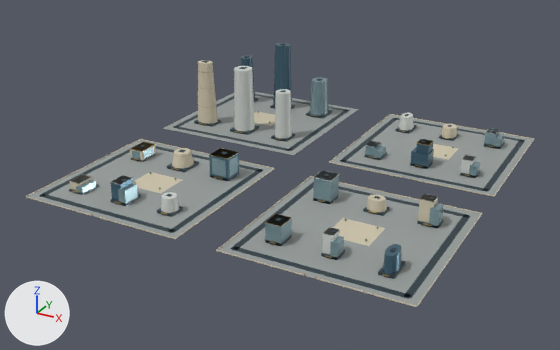
The glTF model web/public/assets/3d/ampliworld/GC-CITY-2030/GC-TILE-09-22.glb as it was, and as the next commit left it.
Camera for both pictures: a camera (50 mm lens) standing at (-340.0, -8292.0, 615.0) and looking at (-1021.0, -7054.0, -4.0). Arrows for +X, +Y and +Z are at lower left; the lights stay in place. The first picture is the older version. Where no turn or scale is listed for an object, it has been applied to the vertices. Vertices at exactly the same position are counted once.

Objects in the first picture: 'GC-TILE-09-22-blue', 'GC-TILE-09-22-dark', 'GC-TILE-09-22-glass', 'GC-TILE-09-22-gold', 'GC-TILE-09-22-ivory', 'GC-TILE-09-22-paving', 'GC-TILE-09-22-white'.
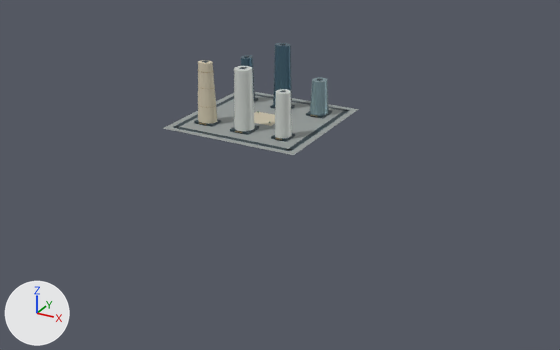
Where the change shows, as pixel boxes (x1, y1, x2, y2) in the pictures (560 x 350 px):
'GC-TILE-09-22-paving', reshaped (61% narrower, 70% shorter): before (27, 92, 533, 306); after (163, 92, 358, 155)
'GC-TILE-09-22-dark', reshaped (63% narrower, 58% shorter): before (40, 43, 525, 299); after (173, 43, 350, 151)
'GC-TILE-09-22-ivory', reshaped: before (25, 60, 535, 307); after (198, 60, 275, 126)
'GC-TILE-09-22-glass', reshaped (95% narrower, 79% shorter): before (76, 77, 504, 260); after (310, 77, 329, 115)
'GC-TILE-09-22-white', reshaped (86% narrower, 61% shorter): before (70, 66, 498, 254); after (234, 66, 292, 138)
'GC-TILE-09-22-blue', reshaped (84% narrower, 72% shorter): before (110, 43, 434, 274); after (241, 43, 292, 107)
'GC-TILE-09-22-gold', reshaped: before (73, 71, 495, 279); after (199, 71, 318, 140)
part 1 of me_mesh_0, deleted: before (331, 115, 533, 195)
part 2 of me_mesh_0, deleted: before (27, 140, 273, 238)
part 3 of me_mesh_0, deleted: before (219, 177, 481, 306)
part 4 of me_mesh_1, deleted: before (40, 114, 525, 299)
part 5 of me_mesh_2, deleted: before (25, 114, 535, 307)
part 6 of me_mesh_5, deleted (blue): before (383, 244, 402, 274)
part 7 of me_mesh_5, deleted: before (110, 175, 133, 200)
part 8 of me_mesh_5, deleted: before (410, 147, 434, 169)
part 9 of me_mesh_5, deleted: before (416, 139, 433, 154)
part 10 of me_mesh_5, deleted: before (209, 149, 239, 181)
part 11 of me_mesh_6, deleted: before (73, 130, 495, 279)
part 12 of me_mesh_7, deleted: before (76, 128, 504, 260)
part 13 of me_mesh_8, deleted: before (70, 113, 498, 254)

Patch to the scene script:
```diff
--- a/web/public/assets/3d/ampliworld/GC-CITY-2030/GC-TILE-09-22.glb.py
+++ b/web/public/assets/3d/ampliworld/GC-CITY-2030/GC-TILE-09-22.glb.py
@@ me_mesh_0 @@
-me_mesh_0.from_pydata(...)  # 32 vertices, 48 faces; spans x -1379.0..-621.0, y -7379.0..-6621.0, z 0.0
+me_mesh_0.from_pydata(...)  # 8 vertices, 12 faces; spans x -1379.0..-1041.0, y -6959.0..-6621.0, z 0.0
+# me_mesh_0 part 1: the loose piece of 8 vertices spanning x -959.0..-621.0, y -6959.0..-6621.0, z 0.0 is deleted
+# me_mesh_0 part 2: the loose piece of 8 vertices spanning x -1379.0..-1041.0, y -7379.0..-7041.0, z 0.0 is deleted
+# me_mesh_0 part 3: the loose piece of 8 vertices spanning x -959.0..-621.0, y -7379.0..-7041.0, z 0.0 is deleted
 me_mesh_0.materials.append(mat_paving)
@@ me_mesh_1 @@
-me_mesh_1.from_pydata(...)  # 512 vertices, 768 faces; spans x -1364.0..-636.0, y -7364.0..-6636.0, z 0.0..159.0
+me_mesh_1.from_pydata(...)  # 128 vertices, 192 faces; spans x -1364.0..-1056.0, y -6944.0..-6636.0, z 0.0..159.0
+# me_mesh_1 part 4: 48 loose pieces with 384 vertices, spanning x -1364.0..-636.0, y -7364.0..-6636.0, z 0.0..51.0, are deleted
 me_mesh_1.materials.append(mat_dark)
@@ me_mesh_2 @@
-me_mesh_2.from_pydata(...)  # 264 vertices, 424 faces; spans x -1380.0..-620.0, y -7380.0..-6620.0, z 0.0..145.0
+me_mesh_2.from_pydata(...)  # 30 vertices, 52 faces; spans x -1334.0..-1170.0, y -6897.0..-6754.0, z 0.0..145.0
+# me_mesh_2 part 5: 24 loose pieces with 234 vertices, spanning x -1380.0..-620.0, y -7380.0..-6620.0, z 0.0..46.0, are deleted
 me_mesh_2.materials.append(mat_ivory)
@@ me_mesh_5 @@
-me_mesh_5.from_pydata(...)  # 98 vertices, 168 faces; spans x -1326.0..-678.0, y -7323.0..-6674.0, z 0.0..157.0
+me_mesh_5.from_pydata(...)  # 44 vertices, 80 faces; spans x -1326.0..-1187.0, y -6722.0..-6674.0, z 5.0..157.0
+# me_mesh_5 part 6: the loose piece of 22 vertices spanning x -702.0..-678.0, y -7323.0..-7273.0, z 5.0..35.0 is deleted
+# me_mesh_5 part 7: the loose piece of 8 vertices spanning x -1228.0..-1204.0, y -7315.0..-7281.0, z 0.0..39.0 is deleted
+# me_mesh_5 part 8: the loose piece of 8 vertices spanning x -808.0..-772.0, y -6895.0..-6861.0, z 0.0..31.0 is deleted
+# me_mesh_5 part 9: the loose piece of 8 vertices spanning x -800.0..-774.0, y -6889.0..-6863.0, z 31.0..49.0 is deleted
+# me_mesh_5 part 10: the loose piece of 8 vertices spanning x -1131.0..-1089.0, y -7138.0..-7098.0, z 0.0..47.0 is deleted
 me_mesh_5.materials.append(mat_blue)
@@ me_mesh_6 @@
-me_mesh_6.from_pydata(...)  # 1064 vertices, 1848 faces; spans x -1332.0..-679.0, y -7380.0..-6675.0, z 0.0..136.0
+me_mesh_6.from_pydata(...)  # 444 vertices, 792 faces; spans x -1332.0..-1090.0, y -6907.0..-6675.0, z 4.0..136.0
+# me_mesh_6 part 11: 46 loose pieces with 620 vertices, spanning x -1326.0..-679.0, y -7380.0..-6676.0, z 0.0..49.0, are deleted
 me_mesh_6.materials.append(mat_gold)
@@ me_mesh_7 @@
-me_mesh_7.from_pydata(...)  # 238 vertices, 364 faces; spans x -1325.0..-672.0, y -7320.0..-6673.0, z 0.0..85.0
+me_mesh_7.from_pydata(...)  # 22 vertices, 40 faces; spans x -1131.0..-1089.0, y -6723.0..-6673.0, z 5.0..85.0
+# me_mesh_7 part 12: 27 loose pieces with 216 vertices, spanning x -1325.0..-672.0, y -7320.0..-6683.0, z 0.0..47.0, are deleted
 me_mesh_7.materials.append(mat_glass)
@@ me_mesh_8 @@
-me_mesh_8.from_pydata(...)  # 168 vertices, 280 faces; spans x -1327.0..-684.0, y -7316.0..-6675.0, z 0.0..144.0
+me_mesh_8.from_pydata(...)  # 44 vertices, 80 faces; spans x -1232.0..-1092.0, y -6903.0..-6853.0, z 5.0..144.0
+# me_mesh_8 part 13: 12 loose pieces with 124 vertices, spanning x -1327.0..-684.0, y -7316.0..-6675.0, z 0.0..47.0, are deleted
 me_mesh_8.materials.append(mat_white)
```
